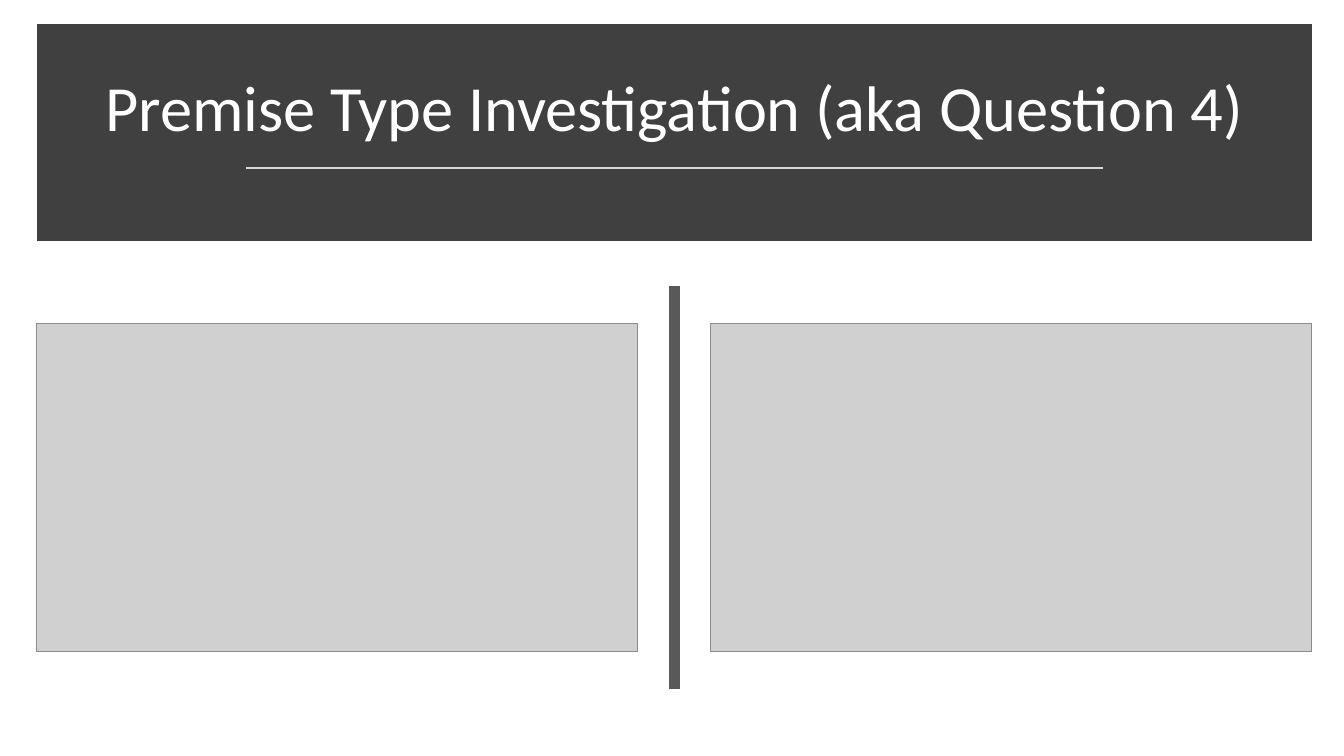
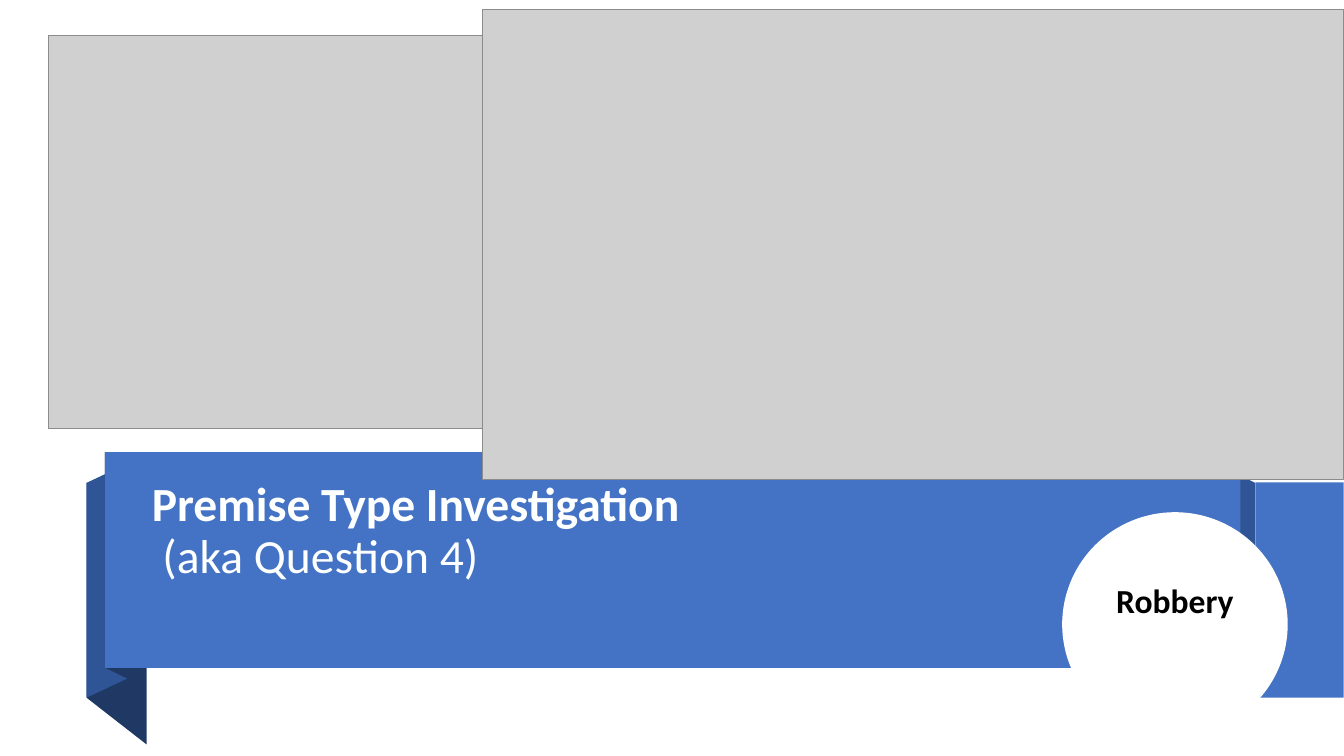
Before and after one commit to neha-nayeem/Project-01, a slide deck: slide 16 of Presentation - Project 01.pptx. Drawn at 1344x756 pixels with LibreOffice and Linux fonts; fonts in the diff are those of the drawing; grey boxes stand for pictures. Boxes give left, top, right and bottom in pixels: in the first picture for what was removed or moved away, otherwise in the second. Text is boxed around its words. In the diff, an @@ line names an element or a change of style, - is before the commit and + after.

```diff
--- a/Presentation - Project 01.pptx
+++ b/Presentation - Project 01.pptx
@@ picture: place and size @@
-picture at [36,324,638,651]
+picture at [482,9,1344,479]
@@ rectangle removed at [43,31,1305,235] @@
@@ picture: place and size @@
-picture at [711,324,1313,651]
+picture at [48,35,519,427]
@@ line removed from (246, 167) to (1103, 167) @@
@@ line removed from (675, 286) to (675, 690) @@
@@ freeform shape added at [87,464,127,698], fill #2F5597 @@
@@ freeform shape added at [105,452,127,679], fill #203864 @@
@@ rectangle added at [105,452,1241,667], fill #4472C4 @@
@@ line added from (1241, 452) to (105, 452), #FEFFFF 1 pt @@
@@ title "Premise Type Investigation (aka Question ...": place and size @@
-title "Premise Type Investigation (aka Question ..." at [106,84,1243,142]
+title "Premise Type Investigation (aka Question ..." at [152,487,679,580]
@@ title "Premise Type Investigation (aka Question ..." at [152,487,679,580]: size 46 to 34 pt, text colour #FFFFFF to #FEFFFF; bold on in "Premise Type Investigation"; alignment centre to left @@
@@ freeform shape added at [1218,464,1255,698], fill #2F5597 @@
@@ freeform shape added at [1219,452,1241,679], fill #203864 @@
@@ freeform shape added at [87,483,146,745], fill #203864 @@
@@ rectangle added at [1255,483,1344,699], fill #4472C4 @@
@@ ellipse added at [1072,522,1278,727], fill #FFFFFF, outline #FFFFFF 13.75 pt, 24 pt, text #000000, bold @@
+Robbery
```
Also in this commit, not shown: 16 other slides changed, 1 slide added, 1 slide removed, 1 other file.
